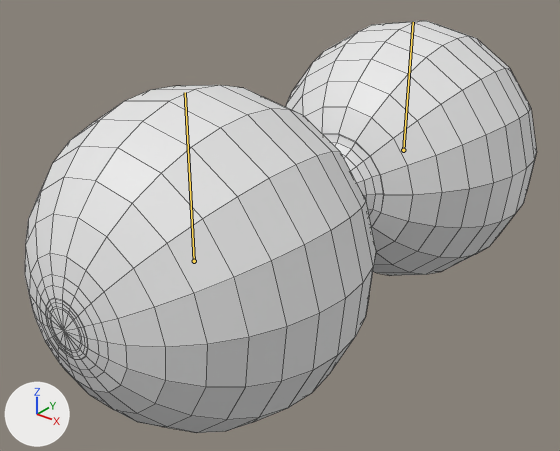
Two versions of the Blender file RESOURCES/Blender Files/2048/merge_2.blend, one commit apart.
Rendered twice from a camera (50 mm lens) standing at (2.86, -5.14, 2.14) and looking at (-0.15, -1.38, -0.19). The lights are fixed; the arrows at lower left show +X, +Y and +Z. The bones that bend it are drawn over the model as lines. Mesh edges are drawn as thin lines.
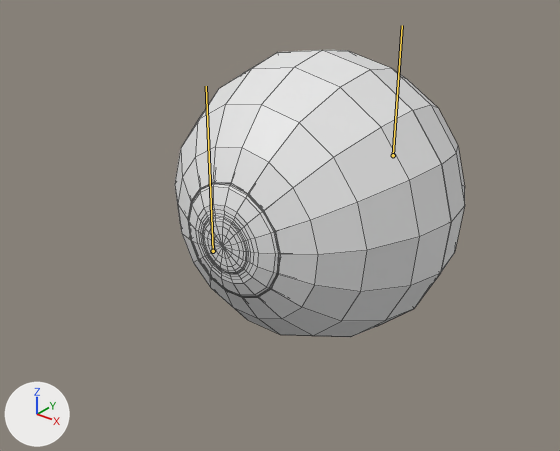
The newer file adds an action. The first version stands in its rest pose; the second is drawn at frame 30 of the action 'Merge-30f'.

What the commit changed:
Bone 'OG' (bone_og) moves from (0.0, 0.0, 0.0) to (0.0, 0.0, 0.16).
Bone 'Guest' (bone_guest) moves from (0.0, 0.0, 0.0) to (0.0, 0.0, -0.16).
Bone 'M_1' (bone_m_1) moves from (0.0, 0.0, 0.0) to (0.043, -0.184, -2.169).
Bone 'M_1' (bone_m_1) is rescaled from (1.0, 1.0, 1.0) to (0.34, 0.34, 0.34).
Bone 'M_2' (bone_m_2) moves from (0.0, 0.0, 0.0) to (0.015, 0.237, -1.747).
Bone 'M_2' (bone_m_2) is rescaled from (1.0, 1.0, 1.0) to (0.37, 0.37, 0.37).
Bone 'M_3' (bone_m_3) moves from (0.0, 0.0, 0.0) to (-0.013, 1.066, -1.319).
Bone 'M_3' (bone_m_3) is rescaled from (1.0, 1.0, 1.0) to (0.27, 0.27, 0.27).
Bone 'M_4' (bone_m_4) moves from (0.0, 0.0, 0.0) to (-0.045, 0.696, -0.855).
Bone 'M_4' (bone_m_4) is rescaled from (1.0, 1.0, 1.0) to (0.31, 0.31, 0.31).

Where the change shows, as pixel boxes [x1, y1, x2, y2] in the pictures (560 x 451 px):
'Sphere.001', posed (21% narrower, 17% shorter)
    before: [25, 85, 376, 433]
    after: [175, 50, 451, 337]
'Sphere', posed
    before: [286, 21, 537, 276]
    after: [324, 50, 465, 301]
bone 'OG', root to tip
    before: (403, 150) to (413, 22)
    after: (393, 155) to (402, 25)
bone 'Guest', root to tip
    before: (194, 261) to (185, 92)
    after: (213, 251) to (206, 86)
